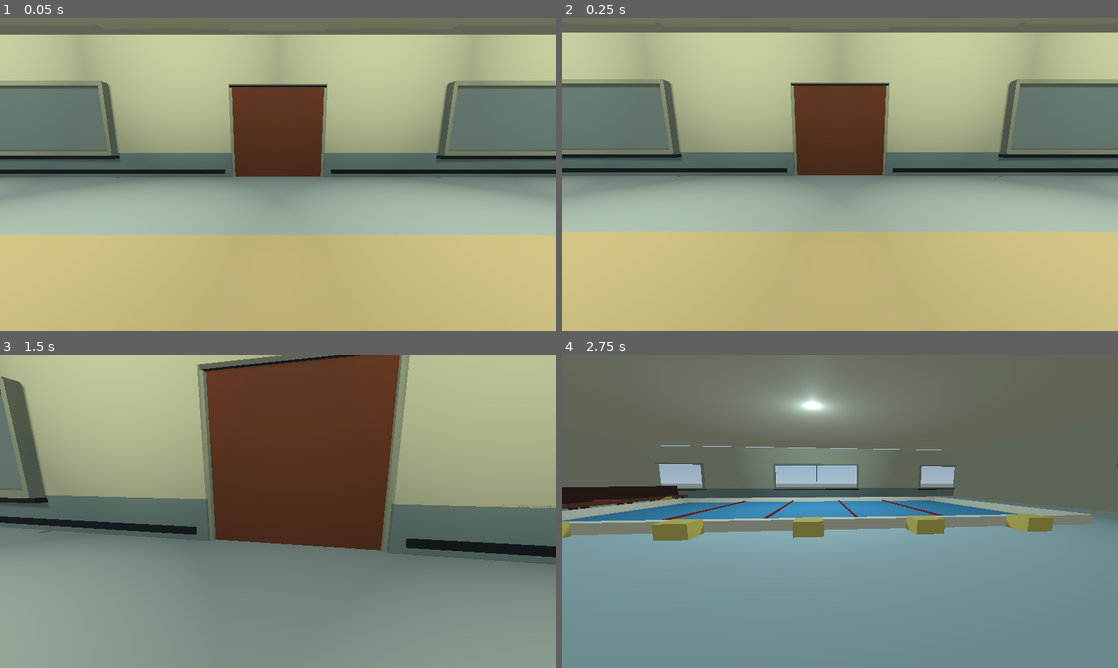
Above: before the commit, frames 1-4 (two rows, left to right).
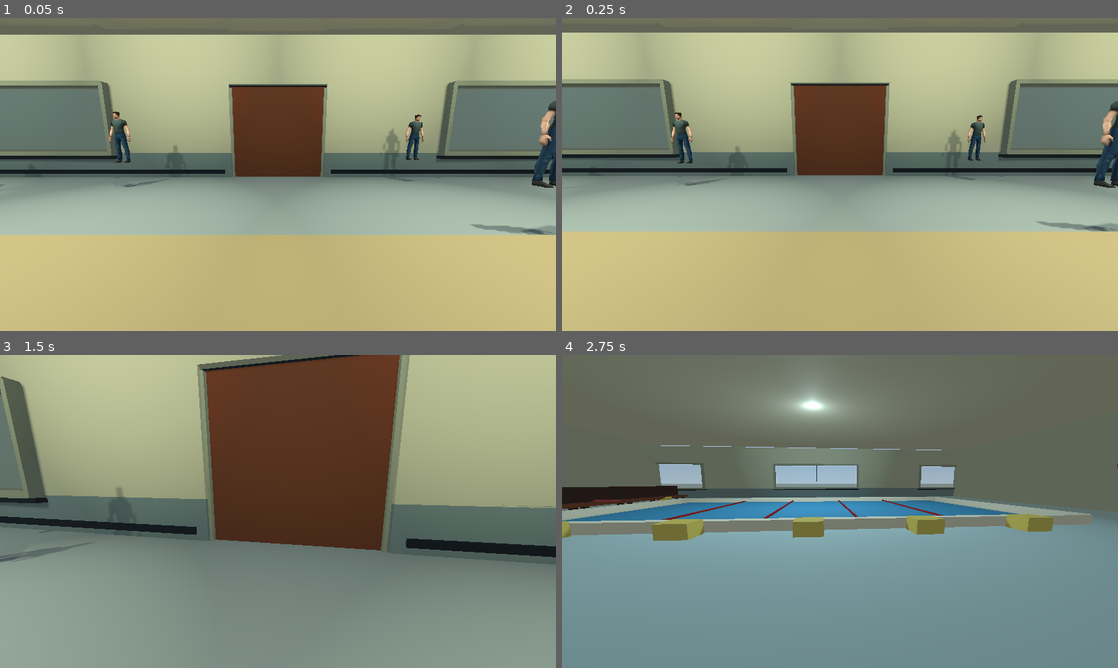
Above: after the commit, the same moments.

Repository: rizstacks/hugWatch
Game: Godot game, scene res://Main/main.tscn
The game is run twice, just before and just after one commit, with the same random seed, the same clock (stepped at 60 frames per second) and the same inputs.
Inputs (mouse positions are in pixels of both pictures, inside the frame that each line leads up to):
- Up to frame 1 (0.05 s): no input
- Up to frame 2 (0.25 s): no input
- Up to frame 3 (1.5 s): tap Enter at 0.5 s; move the mouse to (305, 511) at 0.52 s; hold W from 0.53 s (still down); tap E (interact) at 0.6, 1.35 s; tap Space at 0.77 s; move the mouse to (250, 511) at 1.27 s
- Up to frame 4 (2.75 s): keep holding W; tap Space at 1.52 s; move the mouse to (851, 505) at 2.02 s; tap E (interact) at 2.1 s

The runs differ from the first frame. In frame 1, 1.8% of the frame differs, in the area x 0-100%, y 26-70%; in frame 2, 1.7%; in frame 3, 0.2%; in frame 4, nothing differs.

Commit message:
game crashes
games crashes

Diff:
--- a/Main/main.gd
+++ b/Main/main.gd
@@ -1,6 +1,17 @@
 extends Node3D
 
 @export var map_only: bool = true
+@export var npcCount = 10
 
-func _ready() -> void:
-	pass
+var npcScene = preload("res://Spawnables/npc.tscn")
+
+func _ready():
+	var npcs = []
+	for i in range(npcCount):
+		var npc = npcScene.instantiate()
+		add_child(npc)
+		npc.global_position = Vector3(randf_range(-10, 10), 1, randf_range(-10, 10))
+		npcs.append(npc)
+		if i%2 == 1:
+			npcs[i].pair = npcs[i-1]
+			npcs[i-1].pair = npcs[i]
